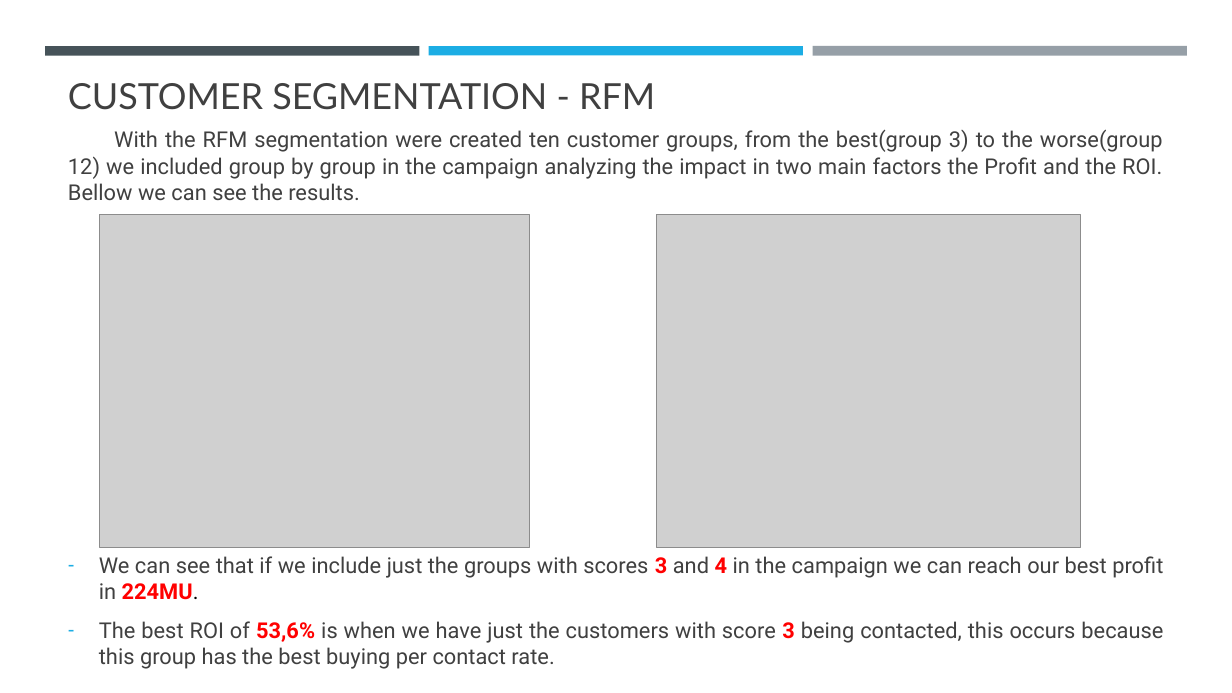
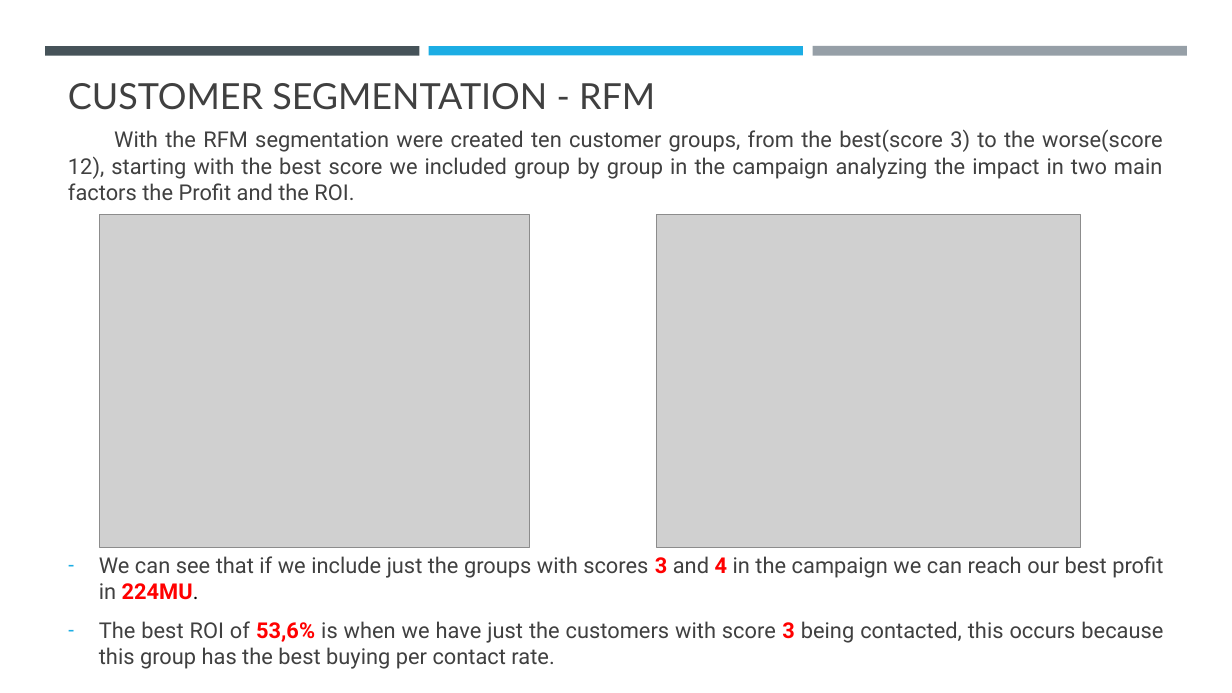
Before and after one commit to fpmacedo/ifood_data_analyst_test, a slide deck: slide 7 of iFood Data Business Analyst Case.pptx. Drawn at 1232x693 pixels with LibreOffice and Linux fonts; fonts in the diff are those of the drawing; grey boxes stand for pictures. Boxes give left, top, right and bottom in pixels: in the first picture for what was removed or moved away, otherwise in the second. Text is boxed around its words. In the diff, an @@ line names an element or a change of style, - is before the commit and + after.

```diff
--- a/iFood Data Business Analyst Case.pptx
+++ b/iFood Data Business Analyst Case.pptx
@@ text at bbox=[68, 129, 1163, 200]: text changed @@
-With the RFM segmentation were created ten customer groups, from the best(group 3) to the worse(group 12) we included group by group in the campaign analyzing the impact in two main factors the Profit and the ROI. Bellow we can see the results.
+With the RFM segmentation were created ten customer groups, from the best(score 3) to the worse(score 12), starting with the best score we included group by group in the campaign analyzing the impact in two main factors the Profit and the ROI.
```
Also in this commit, not shown: 5 other slides changed, 2 slides added, 1 slide removed, 1 other file.
